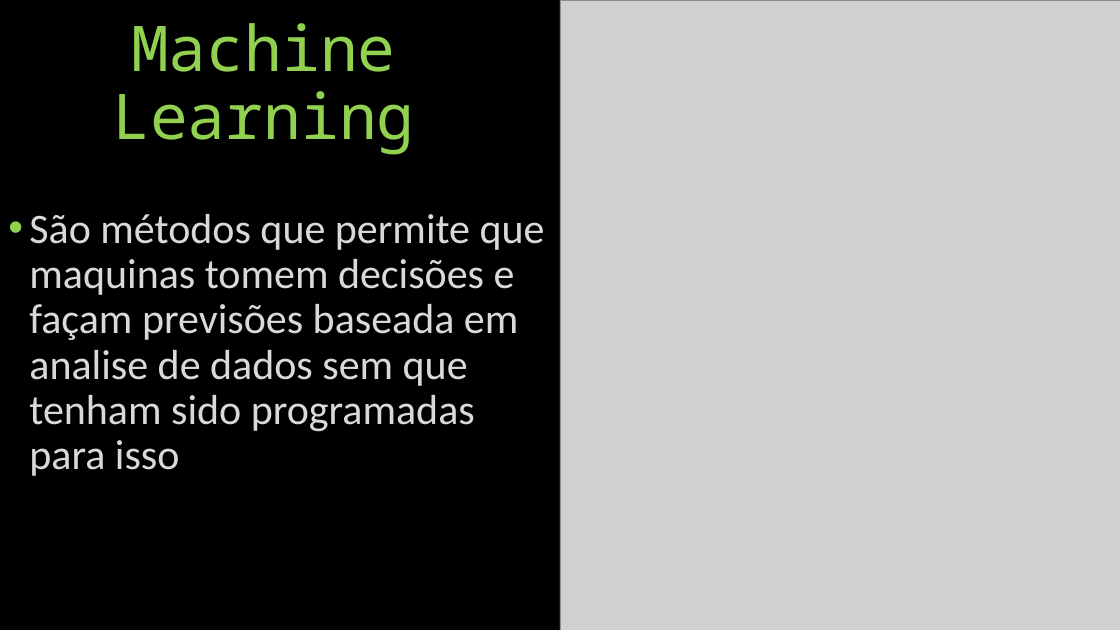
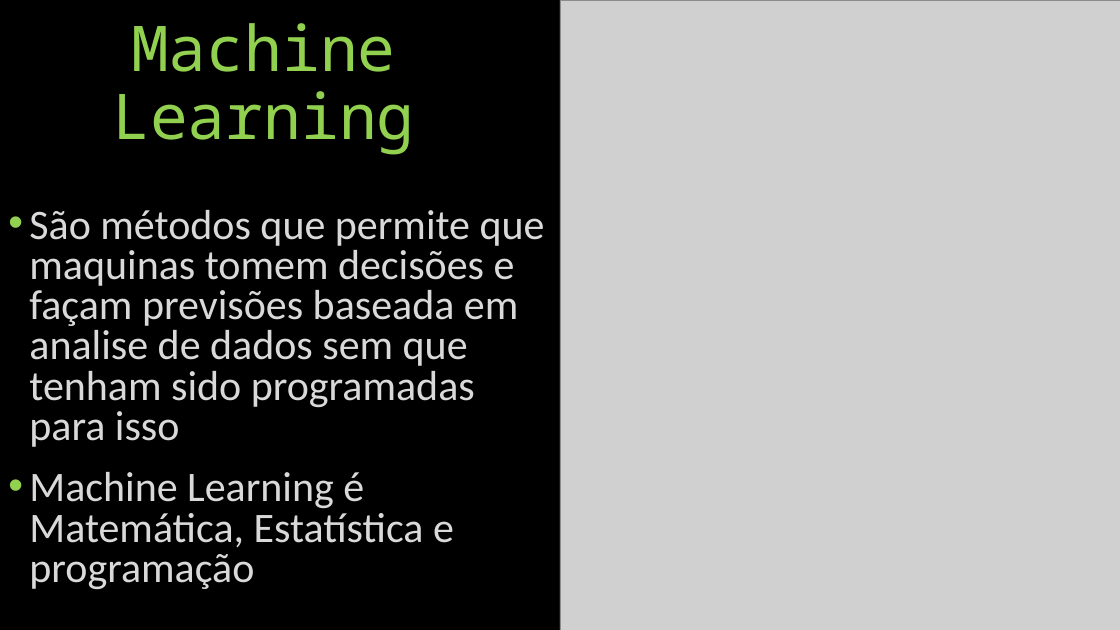
Before and after one commit to vitorioluis/Machine-Learning, a slide deck: slide 9 of IA/IA.pptx. Drawn at 1120x630 pixels with LibreOffice and Linux fonts; fonts in the diff are those of the drawing; grey boxes stand for pictures. Boxes give left, top, right and bottom in pixels: in the first picture for what was removed or moved away, otherwise in the second. Text is boxed around its words. In the diff, an @@ line names an element or a change of style, - is before the commit and + after.

```diff
--- a/IA/IA.pptx
+++ b/IA/IA.pptx
@@ text at (x1=29, y1=210, x2=545, y2=447): line spacing 0.9 to 0.8 @@
@@ text at (x1=29, y1=472, x2=454, y2=590): paragraph added @@
+• Machine Learning é Matemática, Estatística e programação
```
Also in this commit, not shown: 6 other slides changed, 1 other file.
